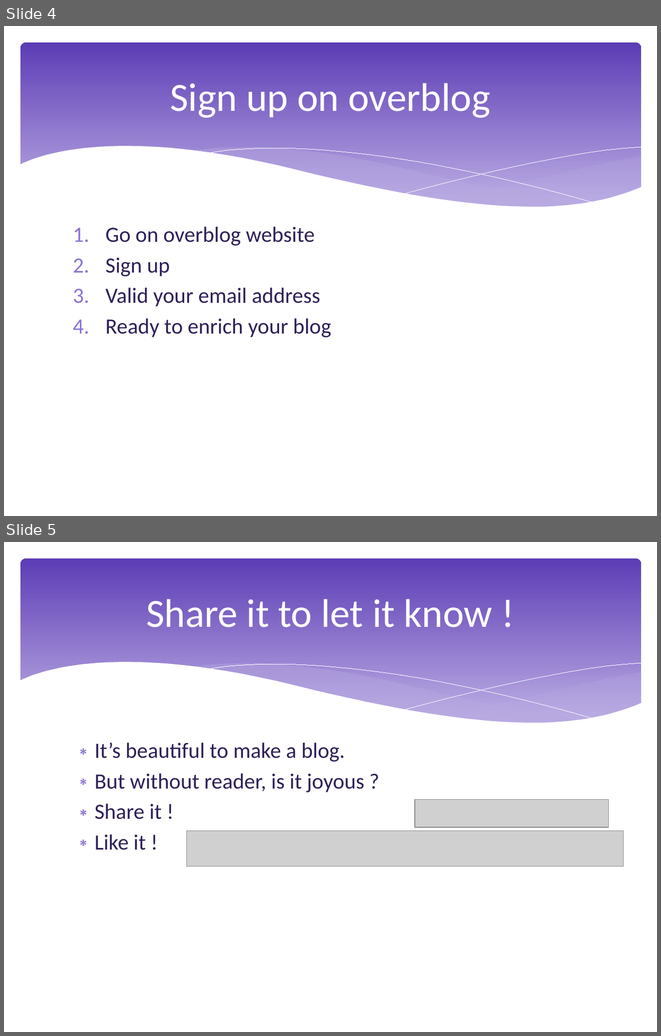
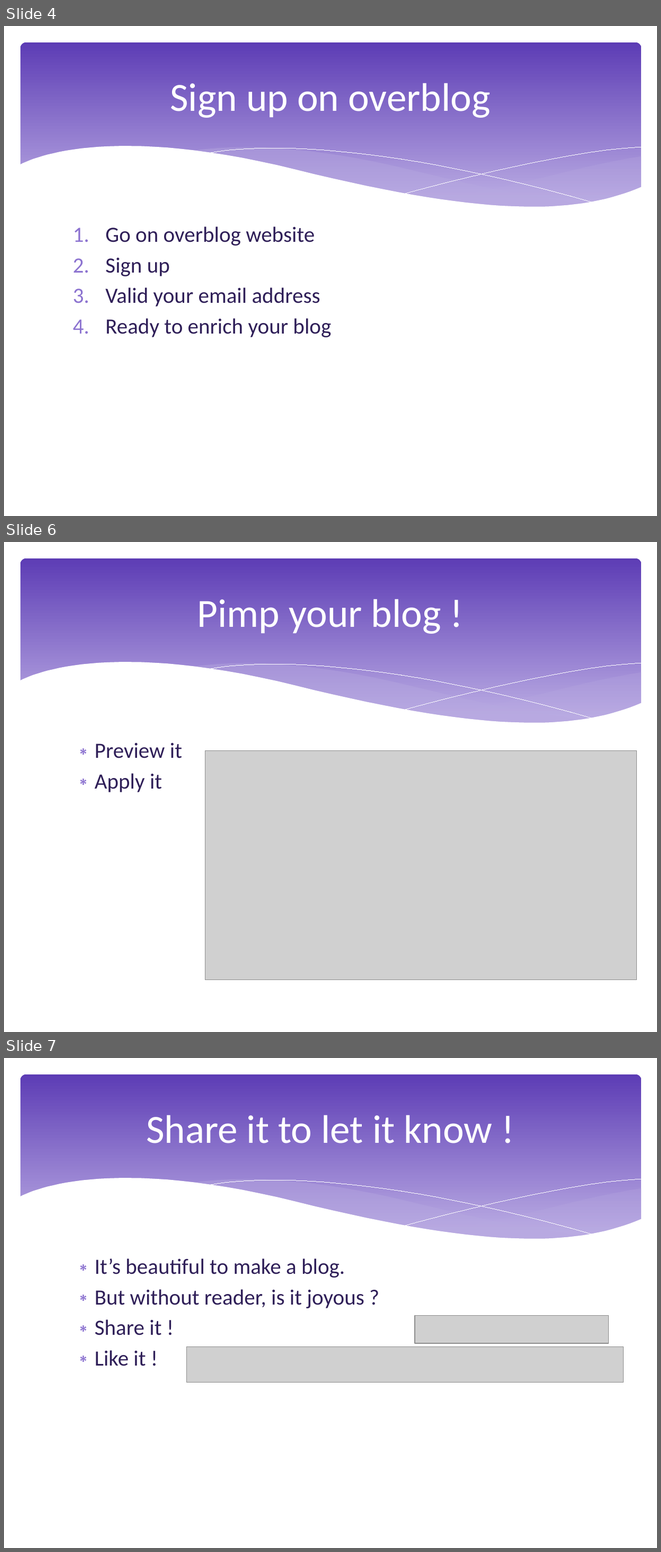
Before and after one commit to NoemieRullier/EnglishProjectBlog, a slide deck: Presentation.pptx. Shown one above the other, each under a label of ours: slides 4 and 5 before the commit, slides 4, 6 and 7 after it; the slides between them are not shown. The pictures are 661x1036 and 661x1552 pixels, drawn with LibreOffice and Linux fonts; fonts in the diff are those of the drawing; grey boxes stand for pictures. Boxes give left, top, right and bottom in pixels: in the first picture for what was removed or moved away, otherwise in the second. Text is boxed around its words. In the diff, an @@ line names an element or a change of style, - is before the commit and + after.

Commit message:
Add part pimp in slides

```diff
--- a/Presentation.pptx
+++ b/Presentation.pptx
@@ slide 6 added at <box>4,542,657,1032</box>, background #FFFFFF; not listed: 6 template elements that a slide beside it also shows @@
@@ title added at <box>197,599,441,634</box>, 44 pt, text #FFFFFF @@
+Pimp your blog !
@@ text added at <box>95,742,182,792</box>, 24 pt, text #2F1F58 @@
+∗ Preview it
+∗ Apply it
@@ picture added at <box>205,750,637,979</box> @@
@@ what was slide 5 is now slide 7 @@
```
Also in this commit, not shown: 1 slide changed, 1 other slide added, 2 other files.
